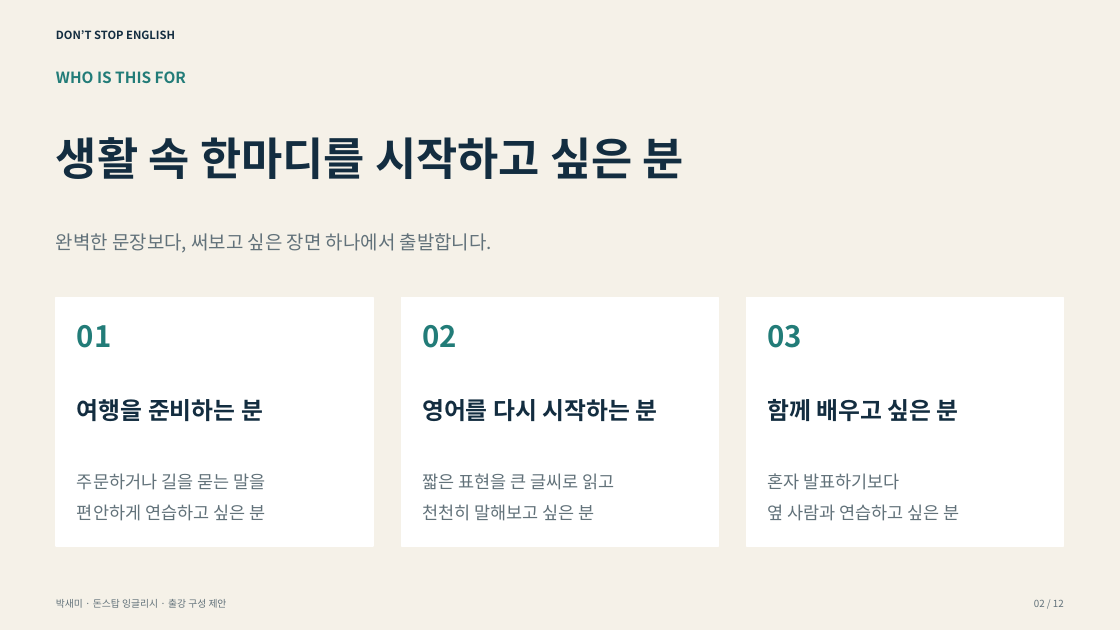
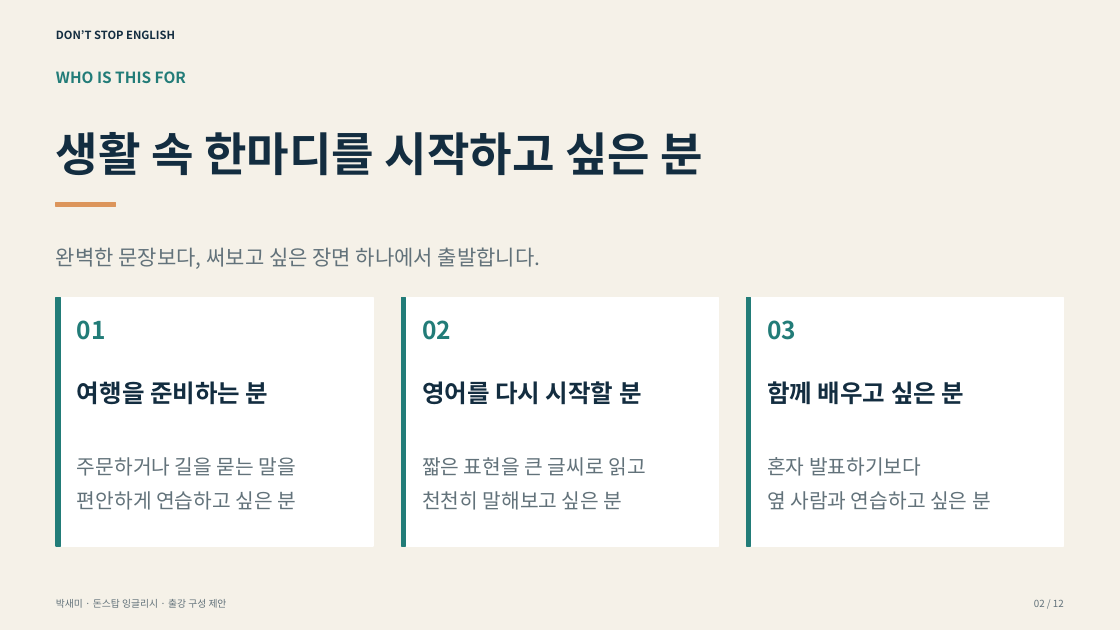
Before and after one commit to jty0221-dot/harangmarketing, a slide deck: slide 2 of public/dontstop-lecture/proposal-institution.pptx. Drawn at 1120x630 pixels with LibreOffice and Linux fonts; fonts in the diff are those of the drawing. Boxes give left, top, right and bottom in pixels: in the first picture for what was removed or moved away, otherwise in the second. Text is boxed around its words. In the diff, an @@ line names an element or a change of style, - is before the commit and + after.

```diff
--- a/public/dontstop-lecture/proposal-institution.pptx
+++ b/public/dontstop-lecture/proposal-institution.pptx
@@ text "생활 속 한마디를 시작하고 싶은 ..." at [56,132,704,176]: size 38.4 to 39.6 pt @@
@@ rectangle added at [56,202,116,207], fill #DC955B, outline #DC955B 1 pt @@
@@ text "완벽한 문장보다, 써보고 싶은 장면 ...": place and size @@
-text "완벽한 문장보다, 써보고 싶은 장면 ..." at [56,233,492,253]
+text "완벽한 문장보다, 써보고 싶은 장면 ..." at [56,247,540,269]
@@ text "완벽한 문장보다, 써보고 싶은 장면 ..." at [56,247,540,269]: size 16.2 to 18 pt @@
@@ rectangle added at [56,297,60,546], fill #227C78, outline #227C78 1 pt @@
@@ rectangle added at [402,297,406,546], fill #227C78, outline #227C78 1 pt @@
@@ rectangle added at [746,297,750,546], fill #227C78, outline #227C78 1 pt @@
@@ size 25.2 to 21 pt in 3 elements at [77,320,106,340], [422,320,451,340], [767,320,796,340] @@
@@ text "여행을 준비하는 분": place and size @@
-text "여행을 준비하는 분" at [77,399,263,421]
+text "여행을 준비하는 분" at [77,381,269,405]
@@ text "여행을 준비하는 분" at [77,381,269,405]: size 20.4 to 21 pt @@
@@ text at [422,381,642,405]: text changed; size 20.4 to 21 pt @@
-영어를 다시 시작하는 분
+영어를 다시 시작할 분
@@ text "함께 배우고 싶은 분" at [767,381,965,404]: size 20.4 to 21 pt @@
@@ text "함께 배우고 싶은 분": place and size @@
-text "함께 배우고 싶은 분" at [767,399,959,421]
+text "함께 배우고 싶은 분" at [767,381,965,404]
@@ text "주문하거나 길을 묻는 말을": place and size @@
-text "주문하거나 길을 묻는 말을" at [77,473,266,521]
+text "주문하거나 길을 묻는 말을" at [77,457,296,510]
@@ text "짧은 표현을 큰 글씨로 읽고": place and size @@
-text "짧은 표현을 큰 글씨로 읽고" at [422,473,615,521]
+text "짧은 표현을 큰 글씨로 읽고" at [422,457,645,510]
@@ size 15 to 17.4 pt in 3 elements at [77,457,296,510], [422,457,645,510], [767,457,991,510] @@
@@ text "혼자 발표하기보다": place and size @@
-text "혼자 발표하기보다" at [767,473,960,521]
+text "혼자 발표하기보다" at [767,457,991,510]
```
Also in this commit, not shown: 7 other slides changed, 9 other files.
